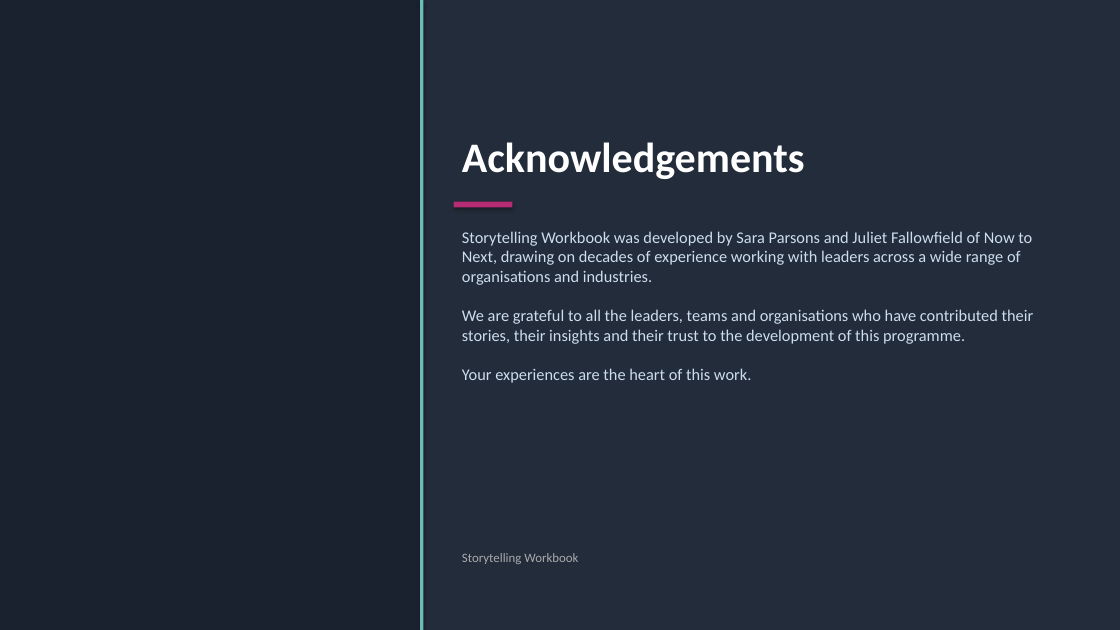
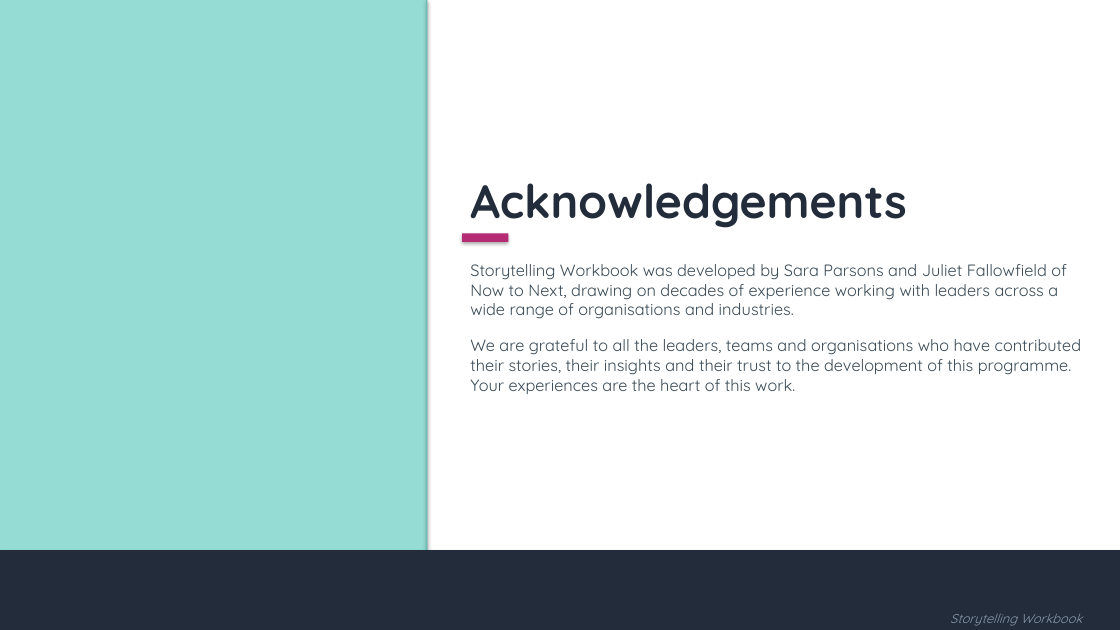
Before and after one commit to Storytelling-Workbook/Interactive-session, a slide deck: slide 24 of Storytelling_Workbook.pptx. Drawn at 1120x630 pixels with LibreOffice and Linux fonts; fonts in the diff are those of the drawing. Boxes give left, top, right and bottom in pixels: in the first picture for what was removed or moved away, otherwise in the second. Text is boxed around its words. In the diff, an @@ line names an element or a change of style, - is before the commit and + after.

```diff
--- a/Storytelling_Workbook.pptx
+++ b/Storytelling_Workbook.pptx
@@ background #232C3A to #FFFFFF @@
@@ rectangle: place and size @@
-rectangle at [0, 0, 420, 630]
+rectangle at [0, 0, 426, 550]
@@ rectangle at [0, 0, 426, 550]: fill #1A2230 to #94DCD4 @@
@@ rectangle: place and size @@
-rectangle at [420, 0, 423, 630]
+rectangle at [426, 0, 428, 550]
@@ text "Acknowledgements": place and size @@
-text "Acknowledgements" at [462, 142, 805, 179]
+text "Acknowledgements" at [470, 183, 907, 228]
@@ text "Acknowledgements" at [470, 183, 907, 228]: size 36 to 40 pt, font Calibri to Quicksand, text colour #FFFFFF to #232C3A @@
@@ rectangle: place and size @@
-rectangle at [454, 202, 513, 208]
+rectangle at [462, 234, 508, 242]
@@ text at [470, 264, 1081, 394]: text changed; font Calibri to Quicksand; text colour #CCDDEE to #3A4A55 @@
-Storytelling Workbook was developed by Sara Parsons and Juliet Fallowfield of Now to Next, drawing on decades of experience working with leaders across a wide range of organisations and industries.
-We are grateful to all the leaders, teams and organisations who have contributed their stories, their insights and their trust to the development of this programme.
-Your experiences are the heart of this work.
+Storytelling Workbook was developed by Sara Parsons and Juliet Fallowfield of Now to Next, drawing on decades of experience working with leaders across a wide range of organisations and industries.
+We are grateful to all the leaders, teams and organisations who have contributed their stories, their insights and their trust to the development of this programme. Your experiences are the heart of this work.
@@ rectangle added at [0, 550, 1120, 630], fill #232C3A @@
@@ text "Storytelling Workbook": place and size @@
-text "Storytelling Workbook" at [462, 553, 578, 564]
+text "Storytelling Workbook" at [950, 614, 1083, 626]
@@ text "Storytelling Workbook" at [950, 614, 1083, 626]: font Calibri to Quicksand, text colour #AAAAAA to #8899AA, italic on; alignment left to right @@
```
Also in this commit, not shown: 23 other slides changed.
